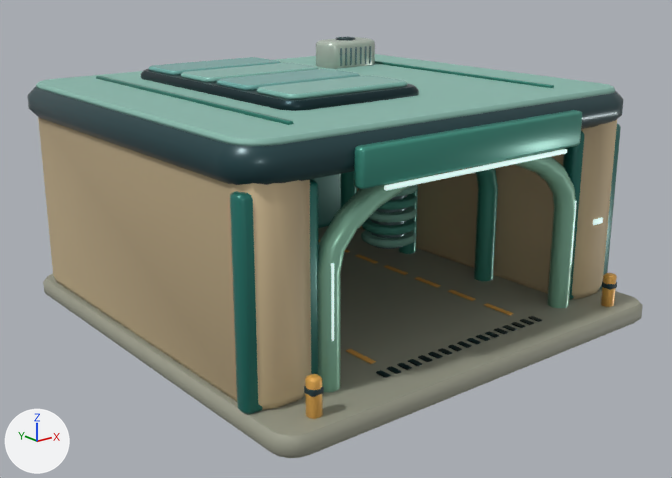
The glTF model assets/models/architecture/wash.glb: old version first, new version second.
Camera for both pictures: a 50 mm camera at (-7.99, -10.16, 5.03) aimed at (-0.15, -0.35, 1.11). Arrows for +X, +Y and +Z are at lower left; the lights stay in place. The older version comes first. Vertices at exactly the same position are counted once.

The scene before the commit, as lines of its bpy script (objects in view):
```python
me_wash = bpy.data.meshes.new('Wash')
me_wash.from_pydata(...)  # 6924 vertices, 13472 faces; spans x -3.22..3.22, y -3.35..3.16, z 0.0..3.66
# faces by material slot: [2832, 2700, 4260, 624, 560, 2496]
me_wash.materials.append(mat_ceramic)
me_wash.materials.append(mat_paint)
me_wash.materials.append(mat_metal)
me_wash.materials.append(mat_tint)
me_wash.materials.append(mat_light)
me_wash.materials.append(mat_rubber)
ob_wash = bpy.data.objects.new('Wash', me_wash)
ob_wash.location = (0.0, 0.0, 0.0)
```
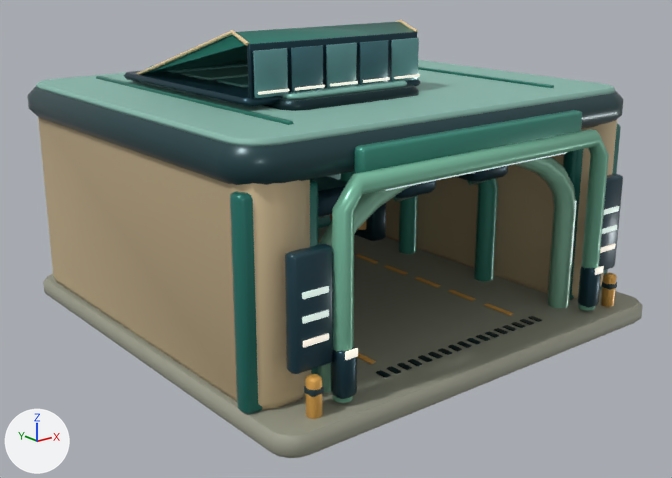
Boxes [x1, y1, x2, y2] around the edits, measured in the pictures (672 x 478 px):
'Wash', reshaped: before [27, 37, 643, 458]; after [27, 20, 643, 458]
part 1 of me_wash, added (mostly hidden): after [357, 221, 366, 230]
part 2 of me_wash, added (cyan): after [285, 244, 333, 374]
part 3 of me_wash, added: after [599, 174, 623, 271]
part 4 of me_wash, added: after [258, 89, 289, 95]
part 5 of me_wash, added: after [295, 85, 325, 91]
part 6 of me_wash, added: after [330, 81, 358, 87]
part 7 of me_wash, added: after [363, 77, 390, 83]
part 8 of me_wash, added: after [394, 74, 420, 79]
part 9 of me_wash, added: after [345, 348, 358, 360]
part 10 of me_wash, added: after [595, 266, 604, 275]
part 11 of me_wash, deleted (green): before [361, 185, 417, 248]
part 12 of me_wash, built on: before [371, 195, 407, 249]; after [124, 20, 619, 403]
part 13 of me_wash, recoloured: before [152, 42, 617, 413]; after [167, 64, 617, 413]

Patch to the scene script:
```diff
--- a/assets/models/architecture/wash.glb.py
+++ b/assets/models/architecture/wash.glb.py
@@ me_wash @@
-me_wash.from_pydata(...)  # 6924 vertices, 13472 faces; spans x -3.22..3.22, y -3.35..3.16, z 0.0..3.66
+me_wash.from_pydata(...)  # 8382 vertices, 16194 faces; spans x -3.22..3.22, y -3.35..3.16, z 0.0..4.11
+# me_wash part 1: a new loose piece, a 10-sided cylinder along z spanning x 1.78..2.04, y 1.39..1.67, z 0.45..0.92, in mat_paint
+# me_wash part 2: the loose piece of 72 vertices spanning x -3.17..-2.15, y -2.61..-2.37, z 0.25..2.69 is copied, and the copy is scaled about its middle by (0.518, 0.75, 0.541), then moved by (0.15, -0.38, -0.06); it spans x -2.79..-2.23, y -2.96..-2.78, z 0.75..2.08
+# me_wash part 3: the loose piece of 72 vertices spanning x 2.15..3.17, y -2.61..-2.37, z 0.25..2.69 is copied, and the copy is scaled about its middle by (0.518, 0.75, 0.541), then moved by (-0.13, -0.38, -0.06); it spans x 2.26..2.81, y -2.96..-2.78, z 0.75..2.08
+# me_wash part 4: the loose piece of 72 vertices spanning x -1.85..1.85, y -2.91..-2.74, z 2.6..3.05 is copied, and the copy is scaled about its middle by (0.118, 0.135, 0.0657), then moved by (-1.76, 1.62, 0.61), in mat_light; it spans x -1.98..-1.54, y -1.22..-1.19, z 3.41..3.44
+# me_wash part 5: the loose piece of 72 vertices spanning x -1.53..1.53, y -2.94..-2.9, z 2.54..2.6 is copied, and the copy is scaled about its middle by (0.141, 0.489, 0.599), then moved by (-1.23, 1.71, 0.85); it spans x -1.45..-1.01, y -1.22..-1.19, z 3.41..3.44
+# me_wash part 6: the loose piece of 72 vertices spanning x -1.85..1.85, y -2.91..-2.74, z 2.6..3.05 is copied, and the copy is scaled about its middle by (0.118, 0.135, 0.0657), then moved by (-0.7, 1.62, 0.61), in mat_light; it spans x -0.92..-0.48, y -1.22..-1.19, z 3.41..3.44
+# me_wash part 7: the loose piece of 72 vertices spanning x -1.53..1.53, y -2.94..-2.9, z 2.54..2.6 is copied, and the copy is scaled about its middle by (0.141, 0.489, 0.599), then moved by (-0.17, 1.71, 0.85); it spans x -0.39..0.05, y -1.22..-1.19, z 3.41..3.44
+# me_wash part 8: the loose piece of 72 vertices spanning x -1.85..1.85, y -2.91..-2.74, z 2.6..3.05 is copied, and the copy is scaled about its middle by (0.118, 0.135, 0.0657), then moved by (0.36, 1.62, 0.61), in mat_light; it spans x 0.14..0.57, y -1.22..-1.19, z 3.41..3.44
+# me_wash part 9: the loose piece of 72 vertices spanning x -3.17..-2.15, y -2.61..-2.37, z 0.25..2.69 is copied, and the copy is scaled about its middle by (0.174, 0.0917, 0.0374), then moved by (0.51, -0.64, -0.58), in mat_light; it spans x -2.24..-2.07, y -3.14..-3.12, z 0.84..0.94
+# me_wash part 10: the loose piece of 72 vertices spanning x 2.53..2.73, y -2.72..-2.69, z 1.36..1.43 is copied, and the copy is scaled about its middle by (0.854, 0.786, 1.21), then moved by (-0.48, -0.42, -0.5); it spans x 2.07..2.24, y -3.14..-3.12, z 0.84..0.94
+# me_wash part 11: 16 loose pieces with 1280 vertices, spanning x -2.07..2.07, y 0.12..0.96, z 0.52..2.09, are deleted
+# me_wash part 12: 40 vertices removed from x -1.93..1.93, y 0.25..0.83, z 0.46..2.18; 1990 vertices added at x -2.68..2.7, y -3.12..2.43, z 0.25..4.11
+# me_wash part 13: 1773 kept faces spanning x -2.81..2.81, y -3.1..2.24, z 0.04..3.6 get new vertex colours
+# other edits to the shape of me_wash do not show in these pictures
 me_wash.materials.append(mat_ceramic)
@@ me_wash @@
 me_wash.materials.append(mat_light)
-me_wash.materials.append(mat_rubber)
```
